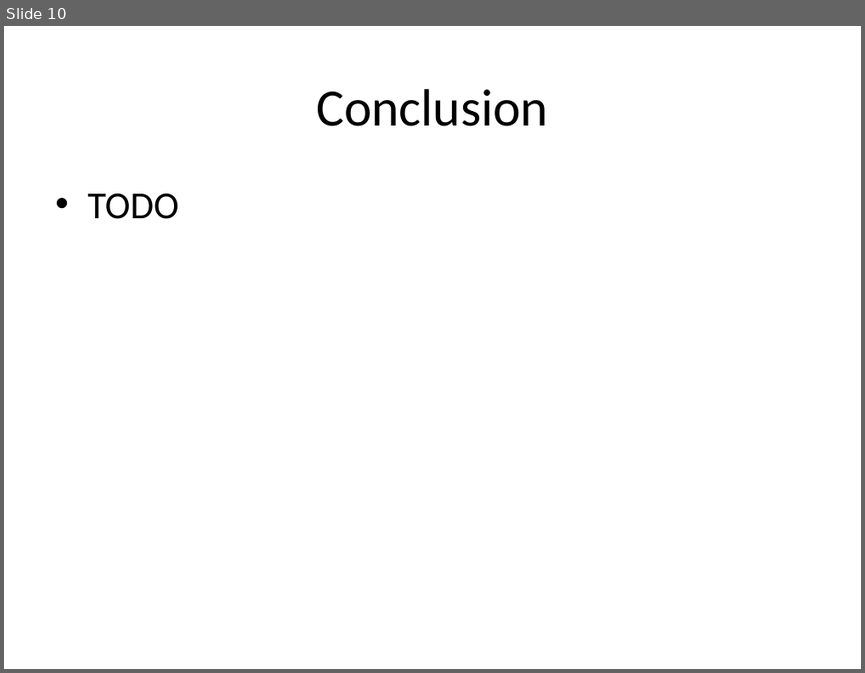
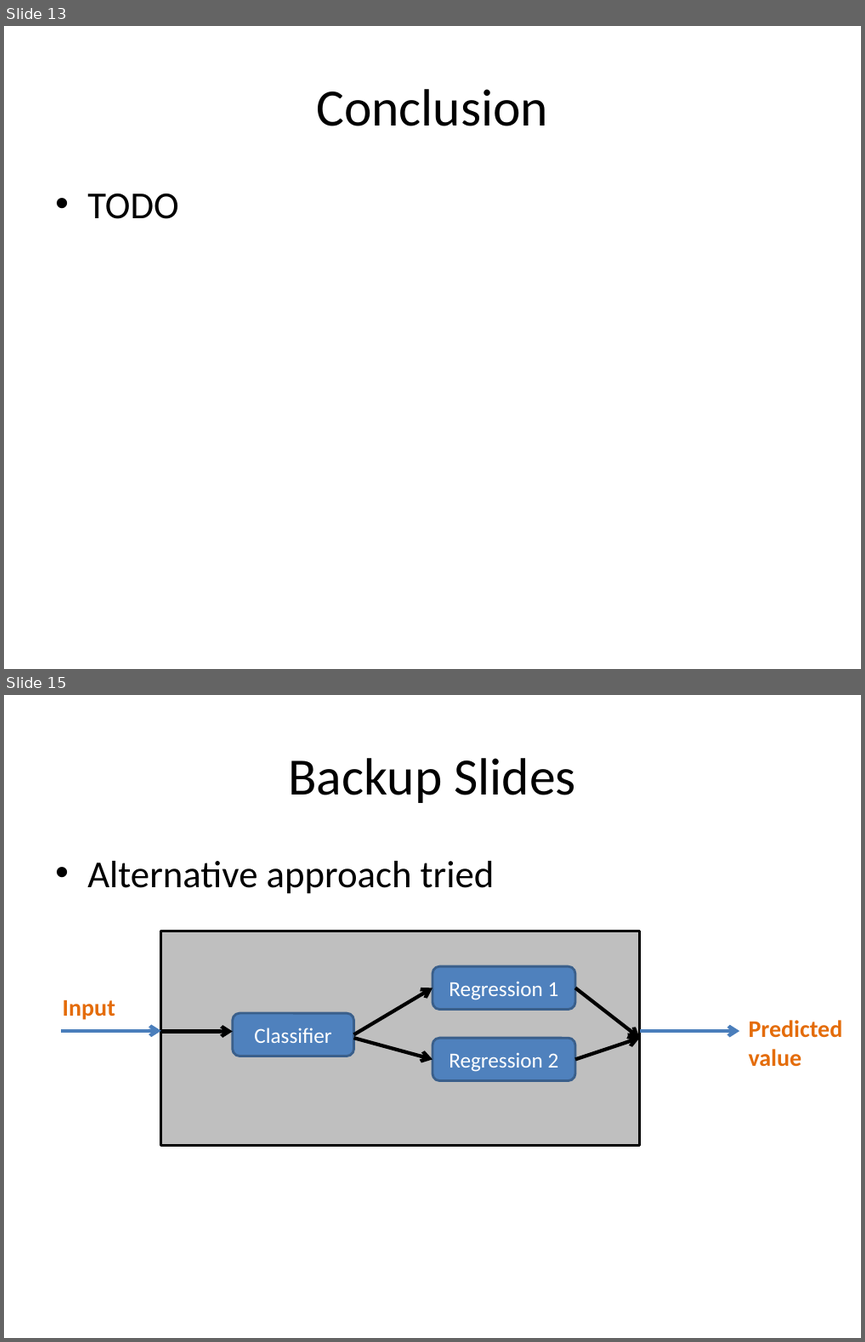
Before and after one commit to hxwang/revenue-prediction, a slide deck: doc/report/revenue-prediction.pptx. Shown one above the other, each under a label of ours: slide 10 before the commit, slides 13 and 15 after it; the slides between them are not shown. The pictures are 865x673 and 865x1342 pixels, drawn with LibreOffice and Linux fonts; fonts in the diff are those of the drawing. Boxes give left, top, right and bottom in pixels: in the first picture for what was removed or moved away, otherwise in the second. Text is boxed around its words. In the diff, an @@ line names an element or a change of style, - is before the commit and + after.

```diff
--- a/doc/report/revenue-prediction.pptx
+++ b/doc/report/revenue-prediction.pptx
@@ slide 15 added at box(4, 695, 861, 1338), background #FFFFFF @@
@@ title added at box(289, 758, 576, 803), 44 pt, text #000000 @@
+Backup Slides
@@ text added at box(87, 861, 494, 894), 32 pt, text #000000 @@
+• Alternative approach tried
@@ rectangle added at box(160, 930, 639, 1145), fill #BFBFBF, outline #000000 2 pt @@
@@ rounded rectangle added at box(432, 967, 575, 1009), fill #4F81BD, outline #3A5F8C 2 pt, 18 pt, text #FFFFFF @@
+Regression 1
@@ text added at box(63, 999, 115, 1020), 20 pt, text #E46C0A, bold @@
+Input
@@ arrow added from (353, 1034) to (432, 988), #000000 3 pt @@
@@ arrow added from (575, 988) to (640, 1038), #000000 3 pt @@
@@ rounded rectangle added at box(233, 1013, 354, 1055), fill #4F81BD, outline #3A5F8C 2 pt, 18 pt, text #FFFFFF @@
+Classifier
@@ text added at box(749, 1020, 843, 1066), 20 pt, text #E46C0A, bold @@
+Predicted
+value
@@ arrow added from (62, 1031) to (160, 1031), #4B7EBC 3 pt @@
@@ arrow added from (160, 1031) to (233, 1031), #000000 3 pt @@
@@ arrow added from (353, 1038) to (432, 1059), #000000 3 pt @@
@@ rounded rectangle added at box(432, 1038, 575, 1081), fill #4F81BD, outline #3A5F8C 2 pt, 18 pt, text #FFFFFF @@
+Regression 2
@@ arrow added from (575, 1059) to (640, 1038), #000000 3 pt @@
@@ arrow added from (640, 1031) to (739, 1031), #4B7EBC 3 pt @@
@@ what was slide 10 is now slide 13 @@
```
Also in this commit, not shown: 2 slides changed, 5 other slides added, 1 slide removed, 1 other file.
